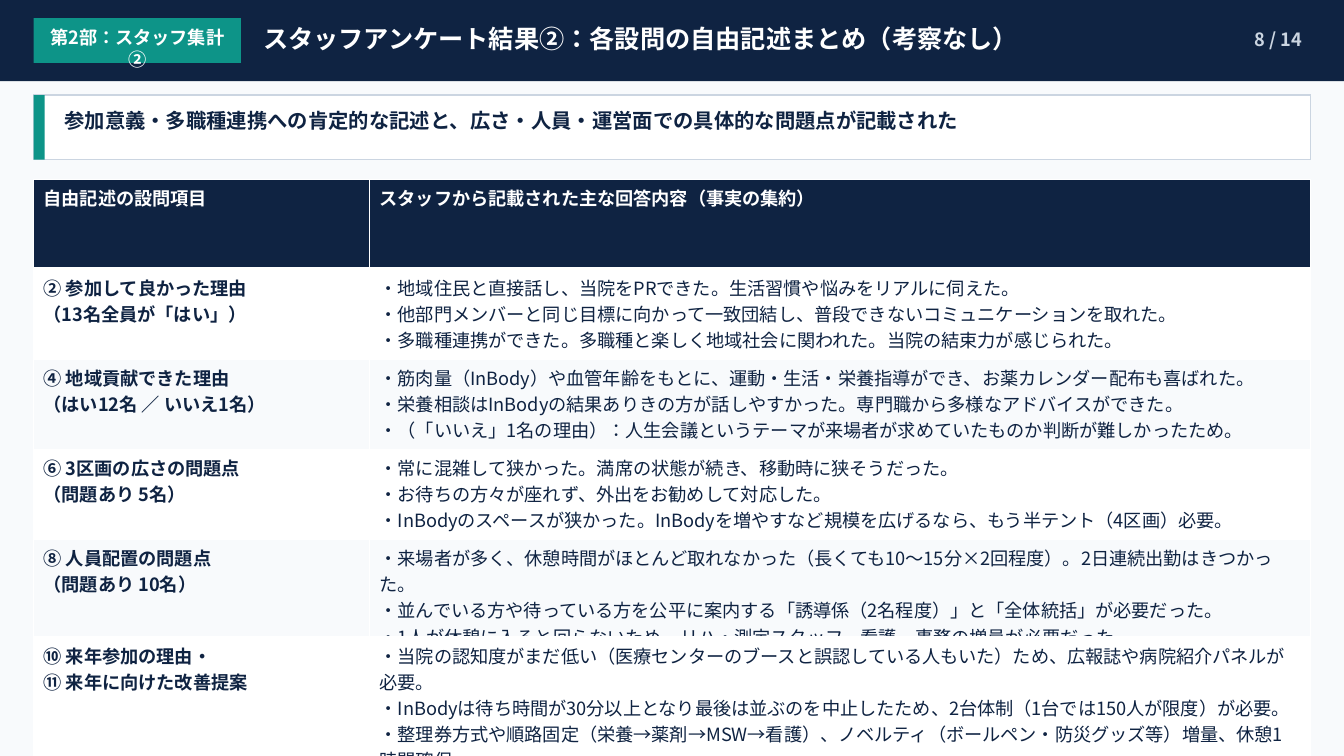
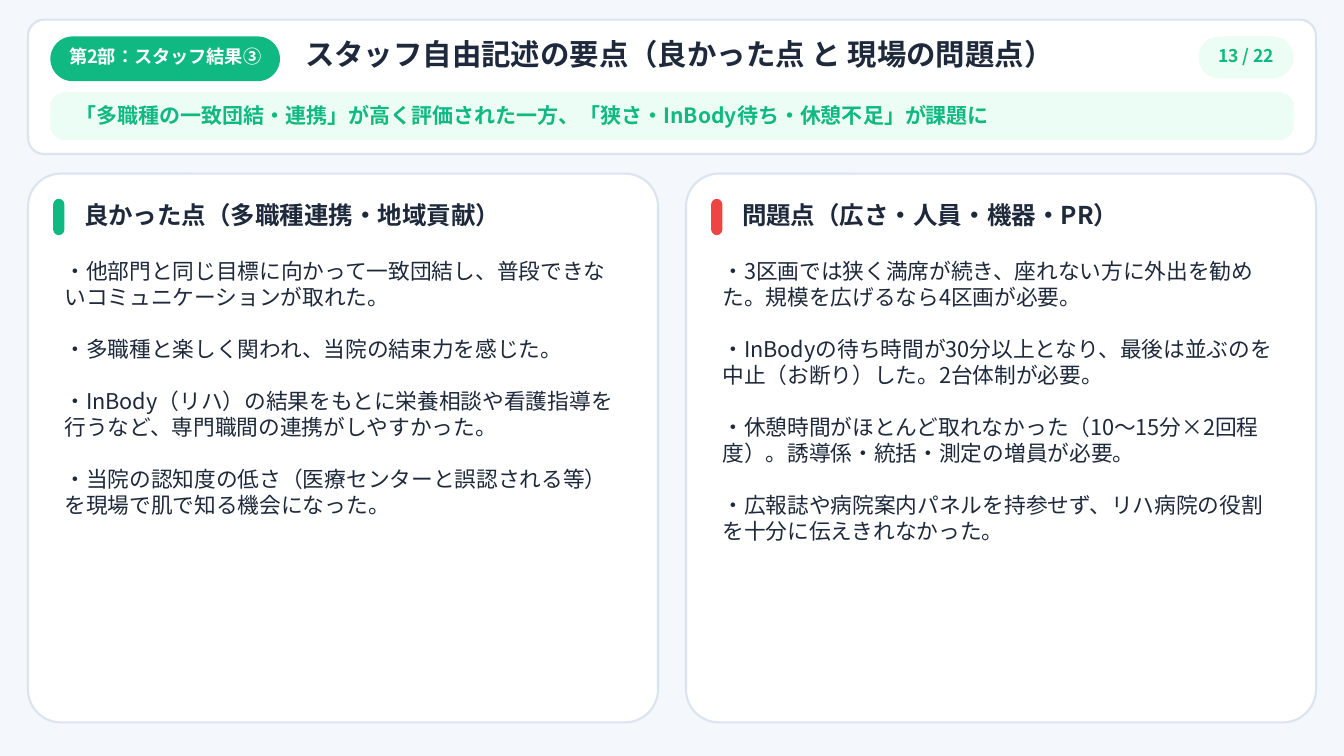
Before and after one commit to noriyukihoshina/yachiyo-survey-analyzer, a slide deck: slide 13 of 八千代リハビリテーション病院_どーんと祭出展結果報告_四役プレゼン.pptx (slide 8 before the commit). Drawn at 1344x756 pixels with LibreOffice and Linux fonts; fonts in the diff are those of the drawing. Boxes give left, top, right and bottom in pixels: in the first picture for what was removed or moved away, otherwise in the second. Text is boxed around its words. In the diff, an @@ line names an element or a change of style, - is before the commit and + after.

```diff
--- a/八千代リハビリテーション病院_どーんと祭出展結果報告_四役プレゼン.pptx
+++ b/八千代リハビリテーション病院_どーんと祭出展結果報告_四役プレゼン.pptx
@@ rectangle at (0, 0, 1344, 756): fill #F8FAFC to #F4F7FB @@
@@ rectangle removed at (0, 0, 1344, 82) @@
@@ rounded rectangle added at (28, 19, 1317, 153), fill #FFFFFF, outline #DBE4F0 1.5 pt @@
@@ rectangle removed at (33, 18, 241, 63) @@
@@ rounded rectangle added at (50, 36, 280, 81), fill #10B981 @@
@@ text at (69, 47, 261, 65): text changed @@
-第2部：スタッフ集計②
+第2部：スタッフ結果③
@@ text at (305, 40, 1054, 68): text changed; size 18 to 21 pt; text colour #FFFFFF to #1E293B @@
-スタッフアンケート結果②：各設問の自由記述まとめ（考察なし）
+スタッフ自由記述の要点（良かった点 と 現場の問題点）
@@ rounded rectangle added at (1199, 36, 1294, 79), fill #ECFDF5 @@
@@ text added at (1218, 49, 1274, 63), 12.5 pt, text #10B981, bold @@
+13 / 22
@@ text removed at (1255, 32, 1302, 46) @@
-8 / 14
@@ rectangle removed at (33, 95, 1311, 159) @@
@@ rectangle removed at (33, 95, 44, 159) @@
@@ rounded rectangle added at (50, 93, 1294, 140), fill #ECFDF5 @@
@@ text at (76, 105, 989, 128): text changed; size 14.5 to 15 pt; text colour #0F2342 to #10B981 @@
-参加意義・多職種連携への肯定的な記述と、広さ・人員・運営面での具体的な問題点が記載された
+「多職種の一致団結・連携」が高く評価された一方、「狭さ・InBody待ち・休憩不足」が課題に
@@ rounded rectangle added at (28, 173, 658, 722), fill #FFFFFF, outline #DBE4F0 1.5 pt @@
@@ table removed at (33, 179, 1310, 747), 6 rows, 2 columns @@
-自由記述の設問項目 | スタッフから記載された主な回答内容（事実の集約）
-② 参加して良かった理由 （13名全員が「はい」） | ・地域住民と直接話し、当院をPRできた。生活習慣や悩みをリアルに伺えた。 ・他部門メンバーと同じ目標に向かって一致団結し、普段できないコミュニケーションを取れた。 ・多職種連携ができた。多職種と楽しく地域社会に関われた。当院の結束力が感じられた。
-④ 地域貢献できた理由 （はい12名 ／ いいえ1名） | ・筋肉量（InBody）や血管年齢をもとに、運動・生活・栄養指導ができ、お薬カレンダー配布も喜ばれた。 ・栄養相談はInBodyの結果ありきの方が話しやすかった。専門職から多様なアドバイスができた。 ・（「いいえ」1名の理由）：人生会議というテーマが来場者が求めていたものか判断が難しかったため。
-⑥ 3区画の広さの問題点 （問題あり 5名） | ・常に混雑して狭かった。満席の状態が続き、移動時に狭そうだった。 ・お待ちの方々が座れず、外出をお勧めして対応した。 ・InBodyのスペースが狭かった。InBodyを増やすなど規模を広げるなら、もう半テント（4区画）必要。
-⑧ 人員配置の問題点 （問題あり 10名） | ・来場者が多く、休憩時間がほとんど取れなかった（長くても10〜15分×2回程度）。2日連続出勤はきつかった。 ・並んでいる方や待っている方を公平に案内する「誘導係（2名程度）」と「全体統括」が必要だった。 ・1人が休憩に入ると回らないため、リハ・測定スタッフ、看護、事務の増員が必要だった。
-⑩ 来年参加の理由・ ⑪ 来年に向けた改善提案 | ・当院の認知度がまだ低い（医療センターのブースと誤認している人もいた）ため、広報誌や病院紹介パネルが必要。 ・InBodyは待ち時間が30分以上となり最後は並ぶのを中止したため、2台体制（1台では150人が限度）が必要。 ・整理券方式や順路固定（栄養→薬剤→MSW→看護）、ノベルティ（ボールペン・防災グッズ等）増量、休憩1時間確保。
@@ rounded rectangle added at (687, 173, 1317, 722), fill #FFFFFF, outline #DBE4F0 1.5 pt @@
@@ rounded rectangle added at (53, 199, 65, 235), fill #10B981 @@
@@ text added at (84, 203, 500, 227), 17.5 pt, text #1E293B, bold @@
+良かった点（多職種連携・地域貢献）
@@ rounded rectangle added at (712, 199, 723, 235), fill #EF4444 @@
@@ text added at (742, 203, 1118, 227), 17.5 pt, text #1E293B, bold @@
+問題点（広さ・人員・機器・PR）
@@ text added at (64, 260, 612, 515), 15.5 pt, text #1E293B @@
+・他部門と同じ目標に向かって一致団結し、普段できないコミュニケーションが取れた。
+・多職種と楽しく関われ、当院の結束力を感じた。
+・InBody（リハ）の結果をもとに栄養相談や看護指導を行うなど、専門職間の連携がしやすかった。
+・当院の認知度の低さ（医療センターと誤認される等）を現場で肌で知る機会になった。
@@ text added at (722, 260, 1272, 541), 15.5 pt, text #1E293B @@
+・3区画では狭く満席が続き、座れない方に外出を勧めた。規模を広げるなら4区画が必要。
+・InBodyの待ち時間が30分以上となり、最後は並ぶのを中止（お断り）した。2台体制が必要。
+・休憩時間がほとんど取れなかった（10〜15分×2回程度）。誘導係・統括・測定の増員が必要。
+・広報誌や病院案内パネルを持参せず、リハ病院の役割を十分に伝えきれなかった。
```
Also in this commit, not shown: 11 other slides changed, 10 slides added, 2 slides removed, 2 other files.
